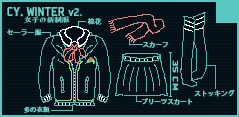
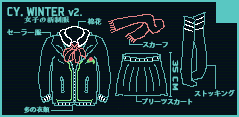
Layers edited between the first and the second 239 × 117 image:
painted on "图层 26 拷贝" over [80, 56, 99, 104]
painted on "图层 26" over [50, 65, 59, 104]
